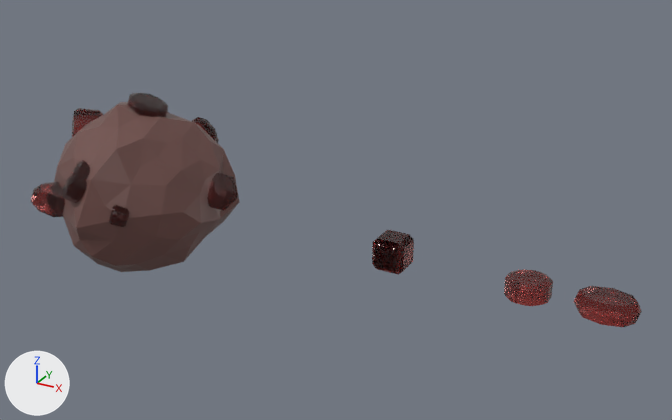
One commit to the Blender file RubyDeposit_v1.blend: the scene before it, then after it.
Before and after are seen from a 50 mm lens placed at (22.5, -24.4, 13.3), pointed at (8.8, 0.5, 0.9). Arrows for +X, +Y and +Z are at lower left; the lights stay in place.
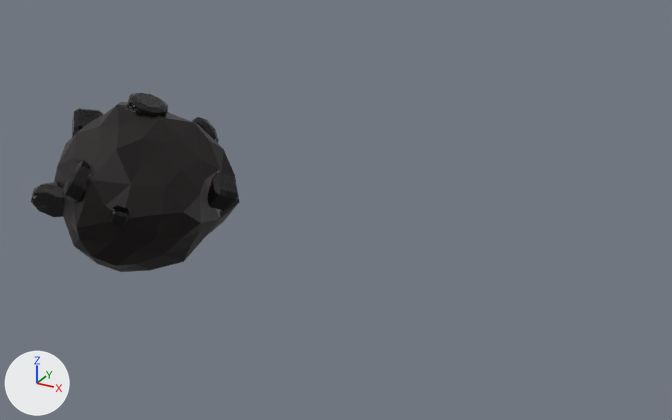
What differs and where, as boxes (x1, y1, x2, y2) in the pictures (672 x 420 px):
'Icosphere', surface changed (brown to black): (54, 102, 239, 272) in both
'Cylinder.007', surface changed (brown to black): (31, 93, 239, 227) in both
'Cylinder.001', deleted: before (574, 286, 642, 327)
'Cylinder', deleted: before (504, 269, 553, 306)
'Cube.005', deleted: before (372, 230, 414, 274)
'Cylinder.003', deleted: before (31, 182, 65, 217)
'Cube.003', deleted: before (207, 173, 239, 211)
'Cylinder.005', deleted: before (62, 160, 90, 203)
'Cylinder.002', no longer drawn: before (127, 93, 168, 117)
'Cube.004', deleted: before (72, 108, 103, 137)
'Cube.007', deleted: before (109, 205, 129, 227)
'Cube.001', deleted: before (374, 230, 414, 272)
'Cylinder.004', no longer drawn: before (192, 117, 219, 143)
part 1 of me_cylinder_001, added (black): after (31, 182, 65, 217)
part 2 of me_cylinder_001, added: after (192, 117, 219, 143)
part 3 of me_cylinder_001, added (black): after (127, 93, 168, 117)
part 4 of me_cylinder_001, added (black): after (62, 160, 90, 203)
part 5 of me_cylinder_001, added (black): after (207, 173, 239, 211)
part 6 of me_cylinder_001, added (black): after (72, 108, 103, 137)
part 7 of me_cylinder_001, added: after (109, 205, 129, 227)

Patch to the scene script:
```diff
--- a/RubyDeposit_v1.blend.py
+++ b/RubyDeposit_v1.blend.py
@@ mat_ruby1 @@
 mat_ruby1 = principled_material('Ruby1')
-mat_ruby1.base_color = (0.213, 0.103, 0.0917)  # brown #7f5a55
+mat_ruby1.texture = img_bake_ruby_1
 mat_ruby1.roughness = 0.367
@@ mat_ruby2 @@
 mat_ruby2 = principled_material('Ruby2')
-mat_ruby2.base_color = (0.404, 0.0569, 0.0527)  # red #aa4341
+mat_ruby2.texture = img_bake_ruby_1
 mat_ruby2.roughness = 0.239
@@ me_cylinder_001 @@
 # used by ob_cylinder_004; location = (1.86, 2.68, 1.71); rotation_euler = (-4.699, -1.009, 3.191), in degrees (-269, -58, 183); scale = (0.904, 0.571, 0.257)
-me_cylinder_001.from_pydata(...)  # 32 vertices, 34 faces; spans x -0.78..0.78, y -0.78..0.78, z -1.0..1.0
+me_cylinder_001.from_pydata(...)  # 312 vertices, 330 faces; spans x -2.59..3.23, y -2.69..4.48, z -17.85..1.0
+# me_cylinder_001 part 1: the loose piece of 32 vertices spanning x -0.78..0.78, y -0.78..0.78, z -1.0..1.0 is copied, and the copy is multiplied about its middle by the matrix ((0.643, 0.138, -0.208), (0.718, -0.881, 0.061), (-2.176, -0.934, -0.665)), then moved by (-1.93, 0.44, -9.58); it spans x -2.59..-1.28, y -0.47..1.35, z -11.77..-7.38
+# me_cylinder_001 part 2: the loose piece of 32 vertices spanning x -0.78..0.78, y -0.78..0.78, z -1.0..1.0 is copied, and the copy is multiplied about its middle by the matrix ((-0.007, 0.334, 0.146), (-1.162, -0.064, 0.025), (0.3, -1.137, 0.526)), then moved by (2.85, 1.19, -6.18); it spans x 2.47..3.23, y 0.27..2.12, z -7.5..-4.86
+# me_cylinder_001 part 3: a new loose piece of 48 vertices spanning x 0.99..2.17, y -2.23..-0.42, z -13.65..-9.4, in mat_ruby2 (picture img_bake_ruby_1)
+# me_cylinder_001 part 4: a new loose piece of 48 vertices spanning x -1.68..-0.47, y -0.71..0.83, z -16.11..-11.98, in mat_ruby2 (picture img_bake_ruby_1)
+# me_cylinder_001 part 5: a new loose piece of 24 vertices spanning x 1.67..2.85, y 2.61..4.48, z -14.59..-10.39, in mat_ruby2 (picture img_bake_ruby_1)
+# me_cylinder_001 part 6: a new loose piece of 24 vertices spanning x -0.7..0.49, y -2.69..-0.77, z -6.14..-2.3, in mat_ruby2 (picture img_bake_ruby_1)
+# me_cylinder_001 part 7: a new loose piece of 24 vertices spanning x -0.9..-0.28, y 1.56..2.56, z -17.85..-15.89, in mat_ruby2 (picture img_bake_ruby_1)
 me_cylinder_001.materials.append(mat_ruby2)
@@ ob_cylinder @@
-ob_cylinder = bpy.data.objects.new('Cylinder', me_cylinder)
@@ ob_cylinder_001 @@
-ob_cylinder_001 = bpy.data.objects.new('Cylinder.001', me_cylinder_001)
@@ ob_cube_001 @@
-ob_cube_001 = bpy.data.objects.new('Cube.001', me_cube_003)
@@ ob_cube_003 @@
-ob_cube_003 = bpy.data.objects.new('Cube.003', me_cube_003)
@@ ob_cube_004 @@
-ob_cube_004 = bpy.data.objects.new('Cube.004', me_cube_003)
@@ ob_cylinder_003 @@
-ob_cylinder_003 = bpy.data.objects.new('Cylinder.003', me_cylinder_001)
@@ ob_cube_005 @@
-ob_cube_005 = bpy.data.objects.new('Cube.005', me_cube_003)
@@ ob_cylinder_005 @@
-ob_cylinder_005 = bpy.data.objects.new('Cylinder.005', me_cylinder)
@@ ob_cube_007 @@
-ob_cube_007 = bpy.data.objects.new('Cube.007', me_cube_003)
```
